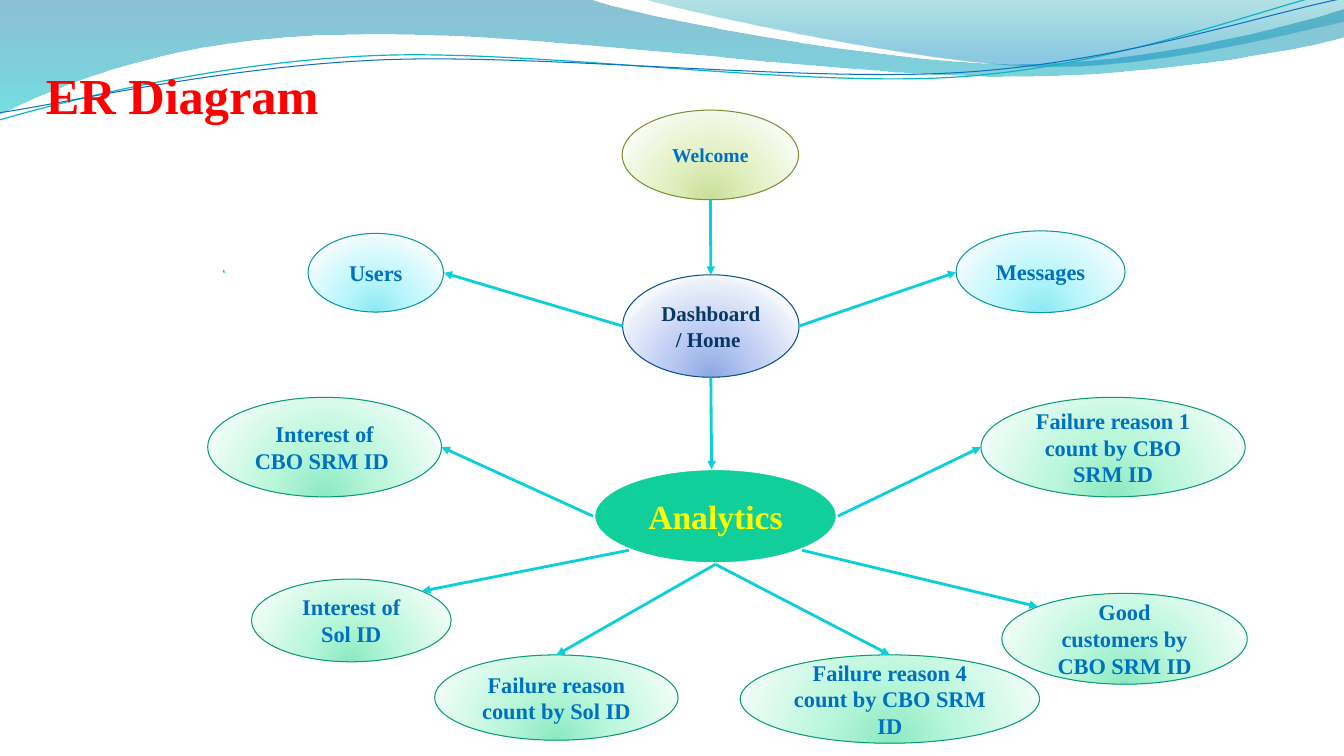
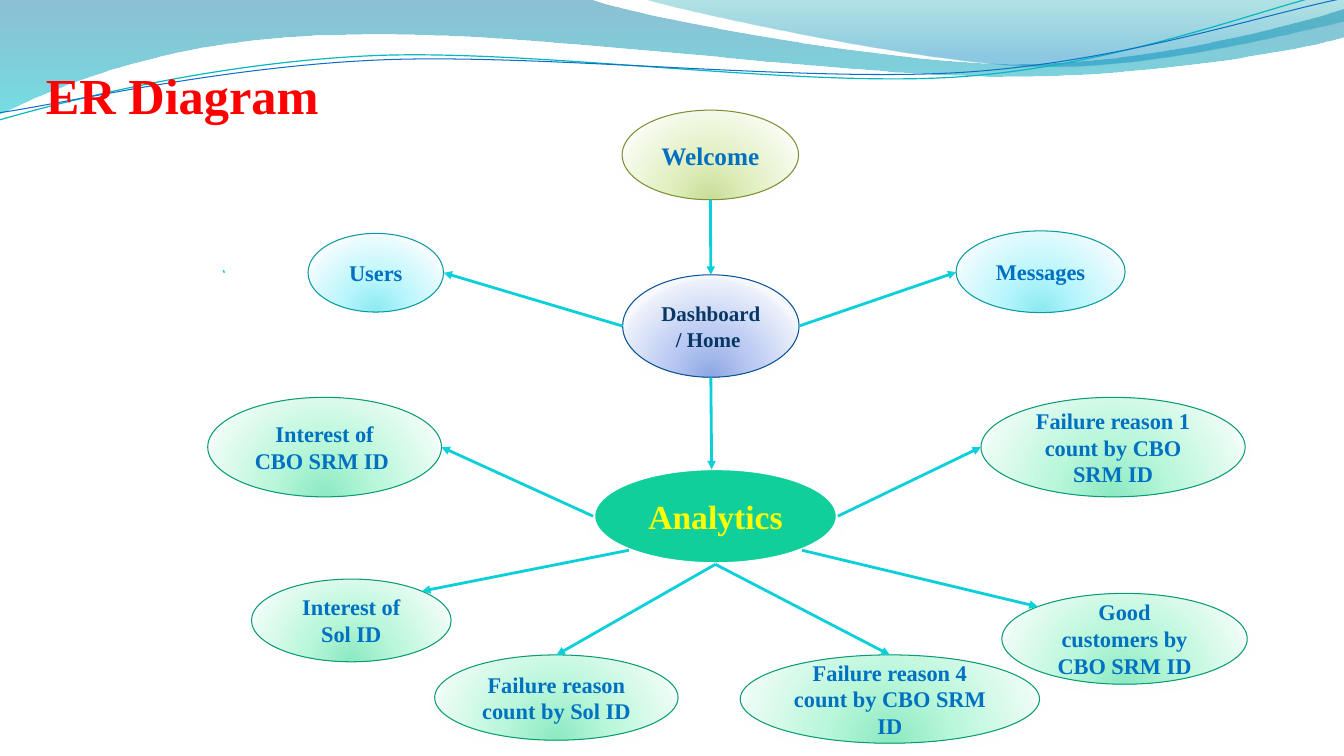
Before and after one commit to sheoranruns/Analytical-Dashboard, a slide deck: slide 5 of PPT/Data Analytics Dashboard.pptx. Drawn at 1344x756 pixels with LibreOffice and Linux fonts; fonts in the diff are those of the drawing; background and template pictures are left out. Boxes give left, top, right and bottom in pixels: in the first picture for what was removed or moved away, otherwise in the second. Text is boxed around its words. In the diff, an @@ line names an element or a change of style, - is before the commit and + after.

```diff
--- a/PPT/Data Analytics Dashboard.pptx
+++ b/PPT/Data Analytics Dashboard.pptx
@@ ellipse "Welcome" at [622, 110, 799, 200]: size 14 to 18 pt @@
```
Also in this commit, not shown: 8 other slides changed, 1 slide added, 1 slide removed.
